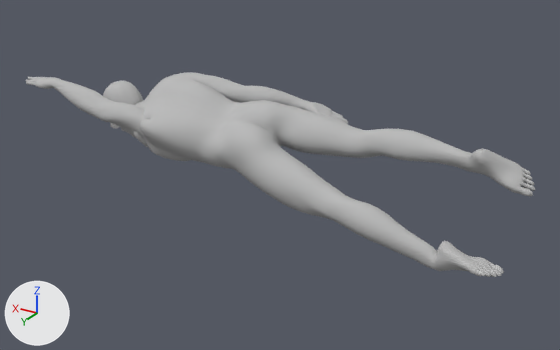
An edit to the Blender file 3D_Assets/Swimmer.blend, drawn before and after from the same camera.
Before and after are seen from a 50 mm camera at (-0.69, 2.75, 1.07) aimed at (0.99, -0.06, -0.34). Every picture has the same lights, and +X, +Y and +Z are marked at lower left. The picture after the commit comes second. Both versions are drawn at frame 45 of the action 'Freestyle'; the numbers are the values there.

Objects in the first picture: 'MaleMesh'.
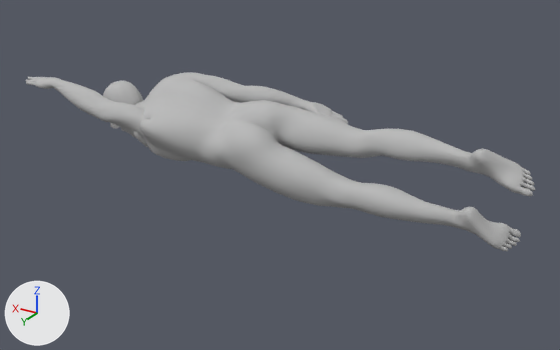
Boxes (x1, y1, x2, y2) around the edits, measured in the pictures (560 x 350 px):
'MaleMesh', posed (13% shorter)
    before: (26, 72, 535, 277)
    after: (26, 72, 535, 251)

What the commit changed:
Bone 'foot_tweak.L' (bone_foot_tweak_l) moves from (0.001, 0.002, 0.019) to (-0.01, 0.023, 0.079).
Bone 'foot_ik.L' (bone_foot_ik_l) moves from (0.012, -0.296, 0.019) to (-0.211, -0.245, 0.015).
Bone 'foot_ik.L' (bone_foot_ik_l) turns from (79, 0, 0) to (72, 11, -39) degrees about its own x, y and z.
Bone 'toe_ik.L' (bone_toe_ik_l) turns from (0, 0, 0) to (22, 12, -1) degrees about its own x, y and z.
